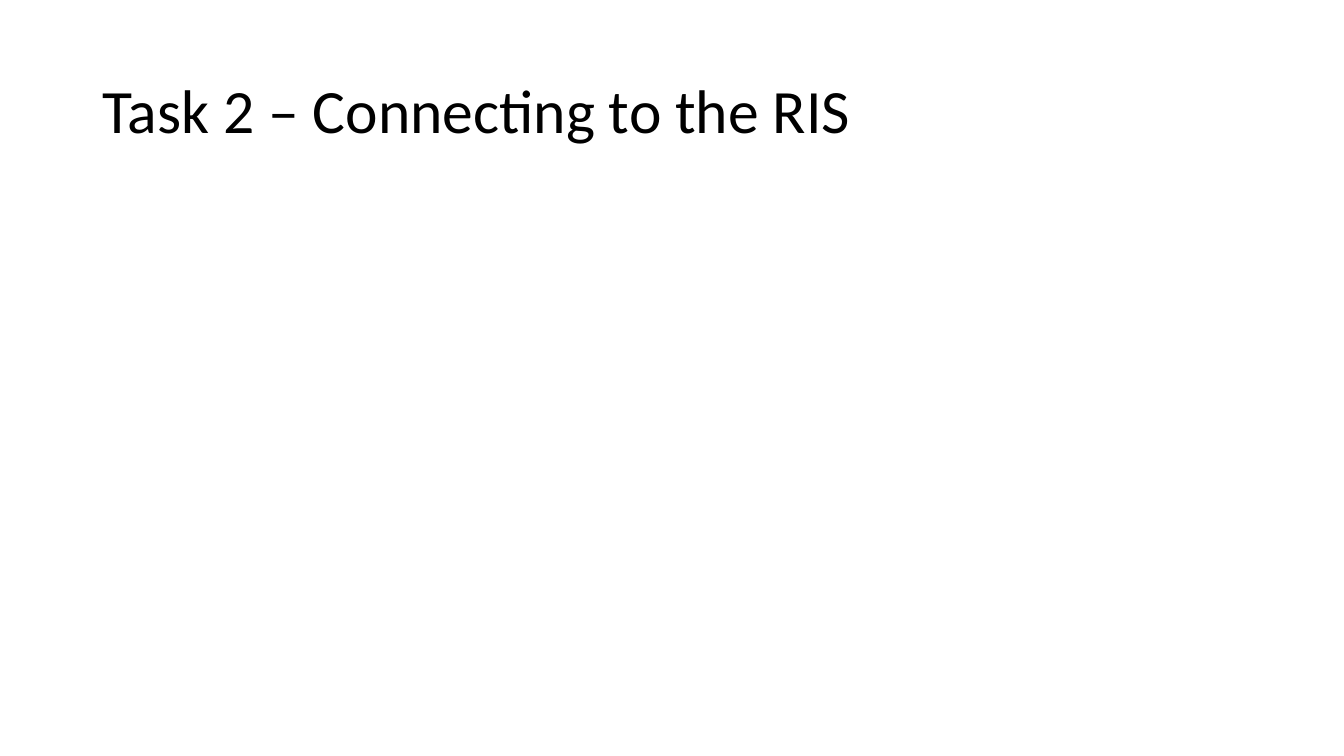
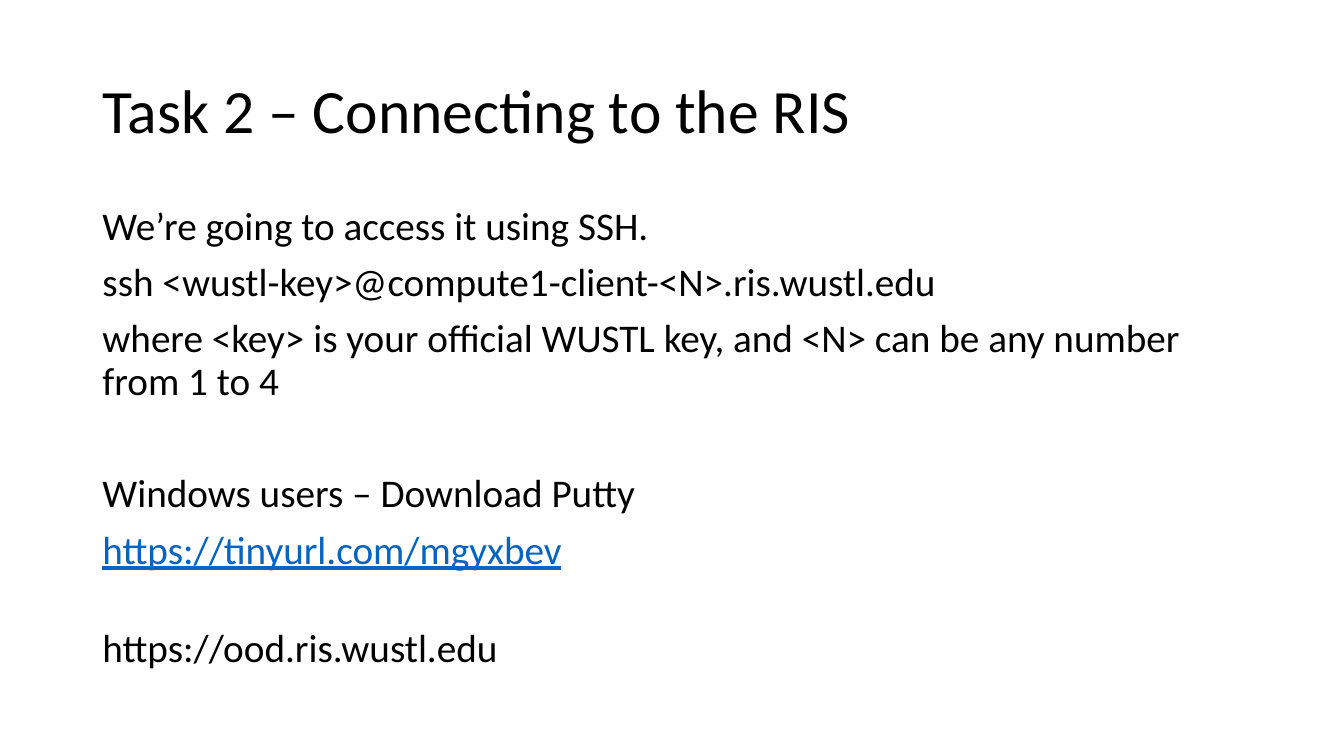
Before and after one commit to GregePorter/RIS-quickstart, a slide deck: slide 7 of triads-ris-workshop.pptx. Drawn at 1344x756 pixels with LibreOffice and Linux fonts; fonts in the diff are those of the drawing. Boxes give left, top, right and bottom in pixels: in the first picture for what was removed or moved away, otherwise in the second. Text is boxed around its words. In the diff, an @@ line names an element or a change of style, - is before the commit and + after.

```diff
--- a/triads-ris-workshop.pptx
+++ b/triads-ris-workshop.pptx
@@ text added at [102,212,1179,669], 28 pt, text #000000 @@
+We’re going to access it using SSH.
+ssh <wustl-key>@compute1-client-<N>.ris.wustl.edu
+where <key> is your official WUSTL key, and <N> can be any number from 1 to 4
+Windows users – Download Putty
+https://tinyurl.com/mgyxbev
+https://ood.ris.wustl.edu
```
Also in this commit, not shown: 2 other slides changed, 1 other file.
